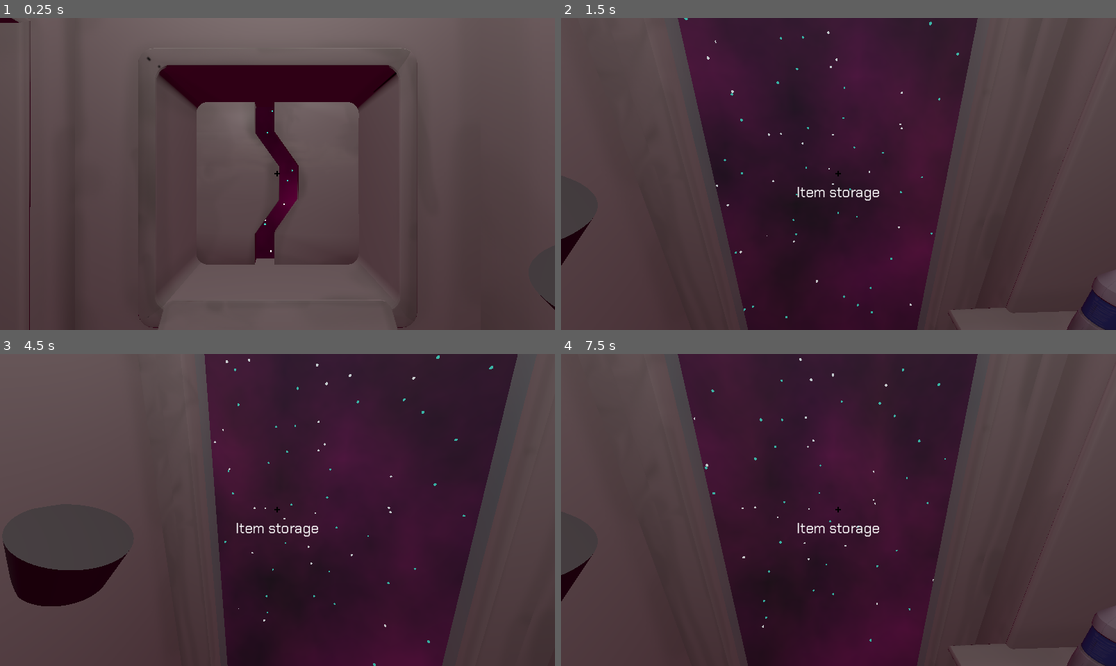
Above: before the commit, frames 1-4 (two rows, left to right).
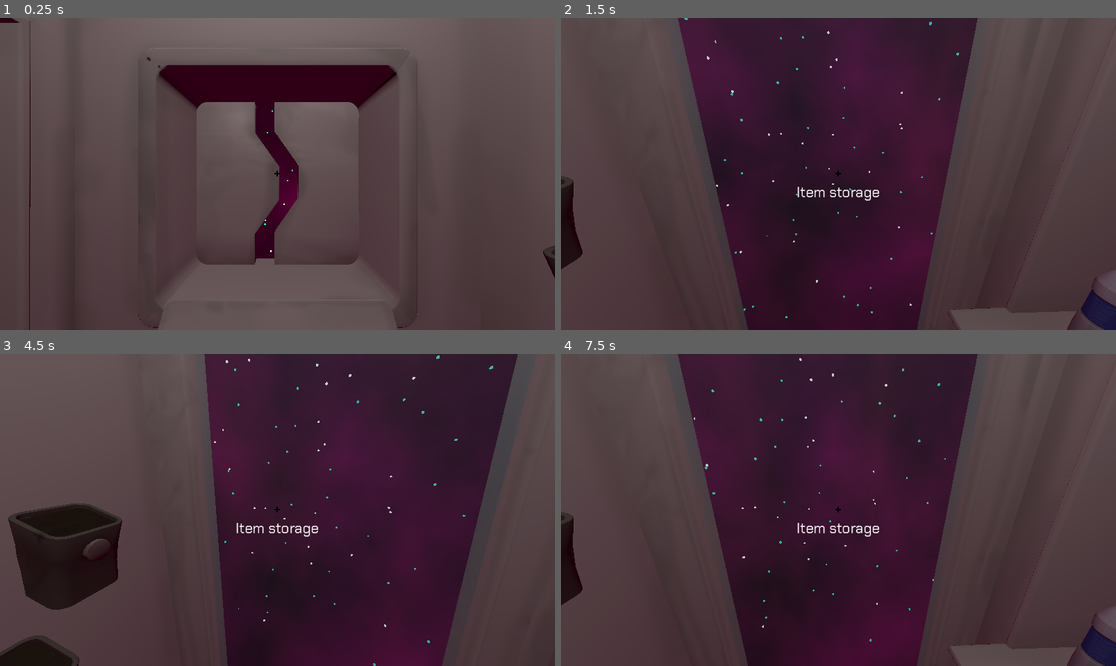
Above: after the commit, the same moments.

Repository: kettle-game-studio/unlimited-space-shawarma
Game: Godot game, scene res://assets/scenes/main_scene.tscn
Same seed, same stepped clock (60 frames per second), same inputs: the game is played once before the commit and once after it.
Inputs (mouse positions are in pixels of both pictures, inside the frame that each line leads up to):
- Up to frame 1 (0.25 s): no input
- Up to frame 2 (1.5 s): move the mouse to (960, 158) at 0.52 s; click (960, 158) at 0.6 s; move the mouse to (810, 174) at 1.27 s; click (810, 174) at 1.35 s
- Up to frame 3 (4.5 s): move the mouse to (288, 503) at 2.02 s; click (288, 503) at 2.1 s; move the mouse to (271, 516) at 2.77 s; click (271, 516) at 2.85 s; move the mouse to (316, 513) at 3.52 s; click (316, 513) at 3.6 s; tap Enter at 4.25 s; move the mouse to (233, 506) at 4.27 s; click (233, 506) at 4.35 s
- Up to frame 4 (7.5 s): move the mouse to (844, 510) at 5.02 s; click (844, 510) at 5.1 s; move the mouse to (816, 503) at 5.77 s; click (816, 503) at 5.85 s; move the mouse to (866, 510) at 6.52 s; click (866, 510) at 6.6 s; move the mouse to (810, 510) at 7.27 s; click (810, 510) at 7.35 s

The runs differ from the first frame. In frame 1, less than 0.1% of the frame differs, in the area x 97-100%, y 73-94%; in frame 2, 0.6%; in frame 3, 4.7%, in the area x 0-24%, y 47-100%; in frame 4, 0.6%.

Commit message:
Maje progress bar component

Diff:
--- a/assets/prefabs/machines/blender.tscn
+++ b/assets/prefabs/machines/blender.tscn
@@ -1,11 +1,10 @@
-[gd_scene load_steps=14 format=3 uid="uid://2g7ib2rvd6ya"]
+[gd_scene load_steps=13 format=3 uid="uid://2g7ib2rvd6ya"]
 
 [ext_resource type="Script" path="res://assets/scripts/blender.gd" id="1_2xnpc"]
 [ext_resource type="PackedScene" uid="uid://l7mkfb58c3n7" path="res://assets/Room/Blender.glb" id="1_fxwsn"]
 [ext_resource type="AnimationNodeStateMachine" uid="uid://b3b6xi7bmpdwu" path="res://assets/animations/blender_state_machine.tres" id="2_arb5q"]
 [ext_resource type="Resource" uid="uid://csrxt4n1e88c2" path="res://assets/recipes/blener_multifruit_to_water.tres" id="2_x5d41"]
-[ext_resource type="Script" path="res://assets/scripts/progress_sprite.gd" id="4_byabr"]
-[ext_resource type="Texture2D" uid="uid://cqm5npsslwh7r" path="res://assets/Room/circle.png" id="5_iaxip"]
+[ext_resource type="PackedScene" uid="uid://ehb7xj86h356" path="res://assets/prefabs/machines/progress_sprite.tscn" id="4_mr7ck"]
 [ext_resource type="PackedScene" uid="uid://7jyaboql1xq3" path="res://assets/prefabs/machines/item_in_machine.tscn" id="6_0flkr"]
 [ext_resource type="Script" path="res://assets/scripts/activator.gd" id="7_hp2mf"]
 [ext_resource type="AudioStream" uid="uid://cbjcttjcqugyu" path="res://assets/sounds/blender.mp3" id="9_iohbe"]
@@ -24,7 +23,7 @@
 recipes = Array[Resource("res://assets/scripts/recipe.gd")]([ExtResource("2_x5d41")])
 animation_tree = NodePath("Blender/AnimationTree")
 item_in_machine = NodePath("Blender/ItemInMachine")
-progress_bar = NodePath("Blender/BlenderArmature/Skeleton3D/BoneAttachment3D/ProgressSprite/SubViewport/TextureProgressBar")
+progress_bar = NodePath("Blender/BlenderArmature/Skeleton3D/BoneAttachment3D/ProgressSprite")
 blending_sound = NodePath("BlendingSound")
 opening_sound = NodePath("BlendingSound/OpenSound")
 closing_sound = NodePath("BlendingSound/CloseSound")
@@ -40,31 +39,7 @@
 bone_name = "Bone"
 bone_idx = 0
 
-[node name="ProgressSprite" type="Sprite3D" parent="Blender/BlenderArmature/Skeleton3D/BoneAttachment3D"]
-transform = Transform3D(-3.38816e-09, -0.0155022, 0.97089, 6.24663e-09, 0.062836, 0.239527, -0.0547673, 8.12597e-09, -3.2744e-08, 0.548462, 0.433974, 5.88226e-08)
-script = ExtResource("4_byabr")
-
-[node name="SubViewport" type="SubViewport" parent="Blender/BlenderArmature/Skeleton3D/BoneAttachment3D/ProgressSprite"]
-transparent_bg = true
-
-[node name="TextureProgressBar" type="TextureProgressBar" parent="Blender/BlenderArmature/Skeleton3D/BoneAttachment3D/ProgressSprite/SubViewport"]
-anchors_preset = 8
-anchor_left = 0.5
-anchor_top = 0.5
-anchor_right = 0.5
-anchor_bottom = 0.5
-offset_left = -90.0
-offset_top = -90.0
-offset_right = 90.0
-offset_bottom = 90.0
-grow_horizontal = 2
-grow_vertical = 2
-value = 40.0
-fill_mode = 4
-texture_progress = ExtResource("5_iaxip")
-tint_under = Color(1, 1, 1, 0)
-tint_over = Color(1, 1, 1, 0)
-tint_progress = Color(0.215686, 0.678431, 0, 1)
+[node name="ProgressSprite" parent="Blender/BlenderArmature/Skeleton3D/BoneAttachment3D" instance=ExtResource("4_mr7ck")]
 
 [node name="AnimationTree" type="AnimationTree" parent="Blender"]
 tree_root = ExtResource("2_arb5q")
@@ -98,12 +73,10 @@
 stream = ExtResource("10_ea4jb")
 volume_db = -3.892
 max_db = 1.916
-bus = &"Blender"
 
 [node name="OpenSound" type="AudioStreamPlayer3D" parent="BlendingSound"]
 stream = ExtResource("10_ipmqn")
 volume_db = -1.0
-bus = &"Inner"
 
 [connection signal="activated" from="Blender/Area3D" to="." method="_activated"]
 [connection signal="picked" from="Blender/ItemInMachine" to="." method="_item_picked"]
--- /dev/null
+++ b/assets/prefabs/machines/progress_sprite.tscn
@@ -0,0 +1,31 @@
+[gd_scene load_steps=3 format=3 uid="uid://ehb7xj86h356"]
+
+[ext_resource type="Script" path="res://assets/scripts/progress_sprite.gd" id="1_26fq3"]
+[ext_resource type="Texture2D" uid="uid://cqm5npsslwh7r" path="res://assets/Room/circle.png" id="2_csfs2"]
+
+[node name="ProgressSprite" type="Sprite3D" node_paths=PackedStringArray("progress_bar")]
+transform = Transform3D(-3.38816e-09, -0.0155022, 0.97089, 6.24663e-09, 0.062836, 0.239527, -0.0547673, 8.12597e-09, -3.2744e-08, 0.548462, 0.433974, 5.88226e-08)
+script = ExtResource("1_26fq3")
+progress_bar = NodePath("SubViewport/TextureProgressBar")
+
+[node name="SubViewport" type="SubViewport" parent="."]
+transparent_bg = true
+
+[node name="TextureProgressBar" type="TextureProgressBar" parent="SubViewport"]
+anchors_preset = 8
+anchor_left = 0.5
+anchor_top = 0.5
+anchor_right = 0.5
+anchor_bottom = 0.5
+offset_left = -90.0
+offset_top = -90.0
+offset_right = 90.0
+offset_bottom = 90.0
+grow_horizontal = 2
+grow_vertical = 2
+value = 40.0
+fill_mode = 4
+texture_progress = ExtResource("2_csfs2")
+tint_under = Color(1, 1, 1, 0)
+tint_over = Color(1, 1, 1, 0)
+tint_progress = Color(0.215686, 0.678431, 0, 1)
--- a/assets/prefabs/machines/tree_pot.tscn
+++ b/assets/prefabs/machines/tree_pot.tscn
@@ -2,10 +2,7 @@
 
 [ext_resource type="Script" path="res://assets/scripts/machine_spawner.gd" id="1_plrmg"]
 [ext_resource type="Script" path="res://assets/scripts/activator.gd" id="2_bs5b7"]
-
-[sub_resource type="CylinderMesh" id="CylinderMesh_vkyx4"]
-bottom_radius = 0.4
-height = 0.7
+[ext_resource type="PackedScene" uid="uid://cdsaydoyb5wfy" path="res://assets/Room/Models/Stuff/pot.tscn" id="2_ofl4o"]
 
 [sub_resource type="CylinderShape3D" id="CylinderShape3D_r06qi"]
 height = 0.779423
@@ -13,22 +10,21 @@
 
 [node name="TreePot" type="Node3D" node_paths=PackedStringArray("spawn_point")]
 script = ExtResource("1_plrmg")
-spawn_point = NodePath("CSGMesh3D/SpawnPoint")
+spawn_point = NodePath("SpawnPoint")
 
-[node name="CSGMesh3D" type="CSGMesh3D" parent="."]
-transform = Transform3D(1, 0, 0, 0, 0.820631, -0.571459, 0, 0.571459, 0.820631, 0, 0, 0)
-mesh = SubResource("CylinderMesh_vkyx4")
+[node name="Pot" parent="." instance=ExtResource("2_ofl4o")]
+transform = Transform3D(0.7, 0, 0, 0, 0.667679, -0.210249, 0, 0.210249, 0.667679, 0, -0.343328, -0.295059)
 
-[node name="SpawnPoint" type="Node3D" parent="CSGMesh3D"]
-transform = Transform3D(0.00431092, -1.49012e-08, 0.999991, -0.559549, 0.828794, 0.00241224, -0.828785, -0.559555, 0.00357279, -7.77508e-05, 0.210672, 0.0566188)
-
-[node name="Area3D" type="Area3D" parent="CSGMesh3D" node_paths=PackedStringArray("hint_source")]
-transform = Transform3D(1, 0, 0, 0, 0.820631, 0.571459, 0, -0.571459, 0.820631, 0, 0, 0)
+[node name="Area3D" type="Area3D" parent="Pot" node_paths=PackedStringArray("hint_source")]
+transform = Transform3D(1.42857, 0, 0, 0, 1.15314, 0.84326, 0, -0.84326, 1.15314, 0, 0.644717, 0.0507289)
 script = ExtResource("2_bs5b7")
 hint_source = NodePath("../..")
 
-[node name="CollisionShape3D" type="CollisionShape3D" parent="CSGMesh3D/Area3D"]
+[node name="CollisionShape3D" type="CollisionShape3D" parent="Pot/Area3D"]
 transform = Transform3D(1, 0, 0, 0, 0.826865, -0.562401, 0, 0.562401, 0.826865, 0, 0, 0)
 shape = SubResource("CylinderShape3D_r06qi")
 
-[connection signal="activated" from="CSGMesh3D/Area3D" to="." method="_activated"]
+[node name="SpawnPoint" type="Node3D" parent="."]
+transform = Transform3D(-2.91958e-08, -3.25314e-08, -1, -0.74423, 0.667924, 0, 0.667923, 0.744231, -4.37114e-08, -0.0597004, 0.445, -0.049)
+
+[connection signal="activated" from="Pot/Area3D" to="." method="_activated"]
--- a/assets/scenes/main_scene.tscn
+++ b/assets/scenes/main_scene.tscn
@@ -61,11 +61,20 @@
 [node name="Item8" parent="." instance=ExtResource("9_tpamu")]
 transform = Transform3D(1, 0, 0, 0, 1, 0, 0, 0, 1, -3.84087, -2.29399, -0.9819)
 
-[node name="TreePot" parent="." instance=ExtResource("9_hq280")]
-transform = Transform3D(-4.37114e-08, 0, -1, 0, 1, 0, 1, 0, -4.37114e-08, 2.8, 0, -1.5)
+[node name="TreePot1" parent="." instance=ExtResource("9_hq280")]
+transform = Transform3D(-4.37114e-08, 0, -1, 0, 1, 0, 1, 0, -4.37114e-08, 2.61306, 0, -1.5)
 
 [node name="TreePot2" parent="." instance=ExtResource("9_hq280")]
-transform = Transform3D(-4.37114e-08, 0, -1, 0, 1, 0, 1, 0, -4.37114e-08, 2.8, 0, 1.5)
+transform = Transform3D(-4.37114e-08, 0, -1, 0, 1, 0, 1, 0, -4.37114e-08, 2.61306, 0, 1.5)
+
+[node name="TreePot3" parent="." instance=ExtResource("9_hq280")]
+transform = Transform3D(-4.37114e-08, 0, -1, 0, 1, 0, 1, 0, -4.37114e-08, 2.61306, 0, 0)
+
+[node name="TreePot4" parent="." instance=ExtResource("9_hq280")]
+transform = Transform3D(-4.37114e-08, 0, -1, 0, 1, 0, 1, 0, -4.37114e-08, 2.613, -1.29653, -0.747767)
+
+[node name="TreePot5" parent="." instance=ExtResource("9_hq280")]
+transform = Transform3D(-4.37114e-08, 0, -1, 0, 1, 0, 1, 0, -4.37114e-08, 2.613, -1.29653, 0.796893)
 
 [node name="Trading" parent="." node_paths=PackedStringArray("door") instance=ExtResource("10_32e7o")]
 transform = Transform3D(1, 0, 0, 0, 1, 0, 0, 0, 1, 0, -1.69032, -1.94878)
@@ -76,9 +85,6 @@
 
 [node name="Table" parent="Trading" index="1"]
 transform = Transform3D(1, 0, 0, 0, 1, 0, 0, 0, 1, 0, 0.840007, -1.73281)
-
-[node name="TreePot3" parent="." instance=ExtResource("9_hq280")]
-transform = Transform3D(-4.37114e-08, 0, -1, 0, 1, 0, 1, 0, -4.37114e-08, 2.8, 0, 0)
 
 [node name="PowerOutlet" parent="." instance=ExtResource("11_gkti0")]
 transform = Transform3D(1, 0, 0, 0, 1, 0, 0, 0, 1, -2.74905, -2.25209, 1.25715)
--- a/assets/scripts/blender.gd
+++ b/assets/scripts/blender.gd
@@ -8,7 +8,7 @@
 @export var animation_tree: AnimationTree
 @export var item_in_machine: ItemInMachine
 @export var hide_position: Vector3 = Vector3(0, -0.3, 0)
-@export var progress_bar: TextureProgressBar
+@export var progress_bar: ProgressSprite
 
 @export var blending_sound: AudioStreamPlayer3D
 @export var opening_sound: AudioStreamPlayer3D
@@ -20,7 +20,7 @@
 func _ready():
 	animation_tree["parameters/conditions/is_open"] = true
 	animation_tree["parameters/conditions/not_working"] = false
-	progress_bar.value = 0
+	progress_bar.set_progress(0)
 	opening_sound.play()
 
 func _process(delta):
@@ -34,14 +34,14 @@
 			animation_tree["parameters/conditions/not_working"] = true
 			show_item()
 		var scale = 1 - time_left / time_to_finish
-		progress_bar.value = scale * 100
+		progress_bar.set_progress(scale)
 
 func _item_placed(_item: Item):
 	state = State.HAS_INGREDIENT
 
 func _item_picked():
 	state = State.EMPTY
-	progress_bar.value = 0
+	progress_bar.set_progress(0)
 
 func get_hint(_player: Player) -> String:
 	match state:
--- a/assets/scripts/progress_sprite.gd
+++ b/assets/scripts/progress_sprite.gd
@@ -1,4 +1,10 @@
 extends Sprite3D
+class_name ProgressSprite
+
+@export var progress_bar: TextureProgressBar
 
 func _ready():
 	texture = $SubViewport.get_texture()
+
+func set_progress(progress: float) -> void:
+	progress_bar.value = progress * 100
Not shown, added: assets/Room/Mixer.glb.import
Not shown, added: assets/Room/MixerColor.png.import
Binary file added: assets/Room/Mixer_MixerColor.png
Not shown, added: assets/Room/Mixer_MixerColor.png.import
